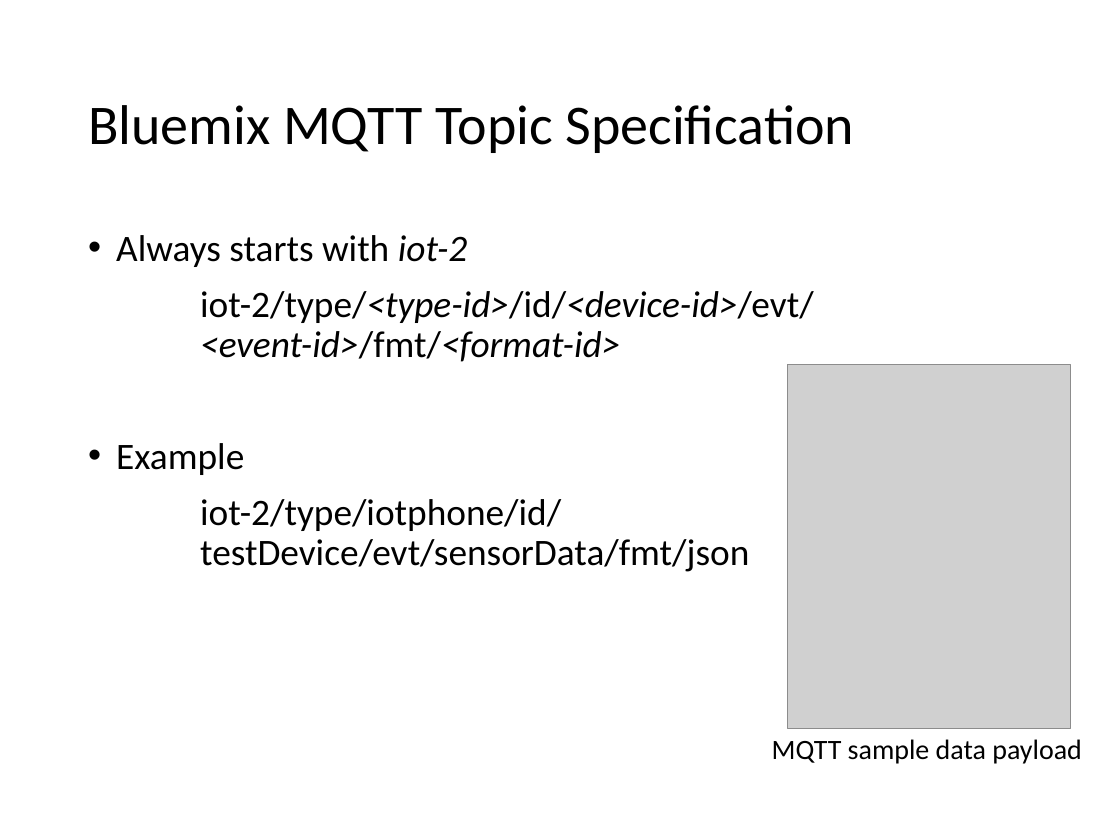
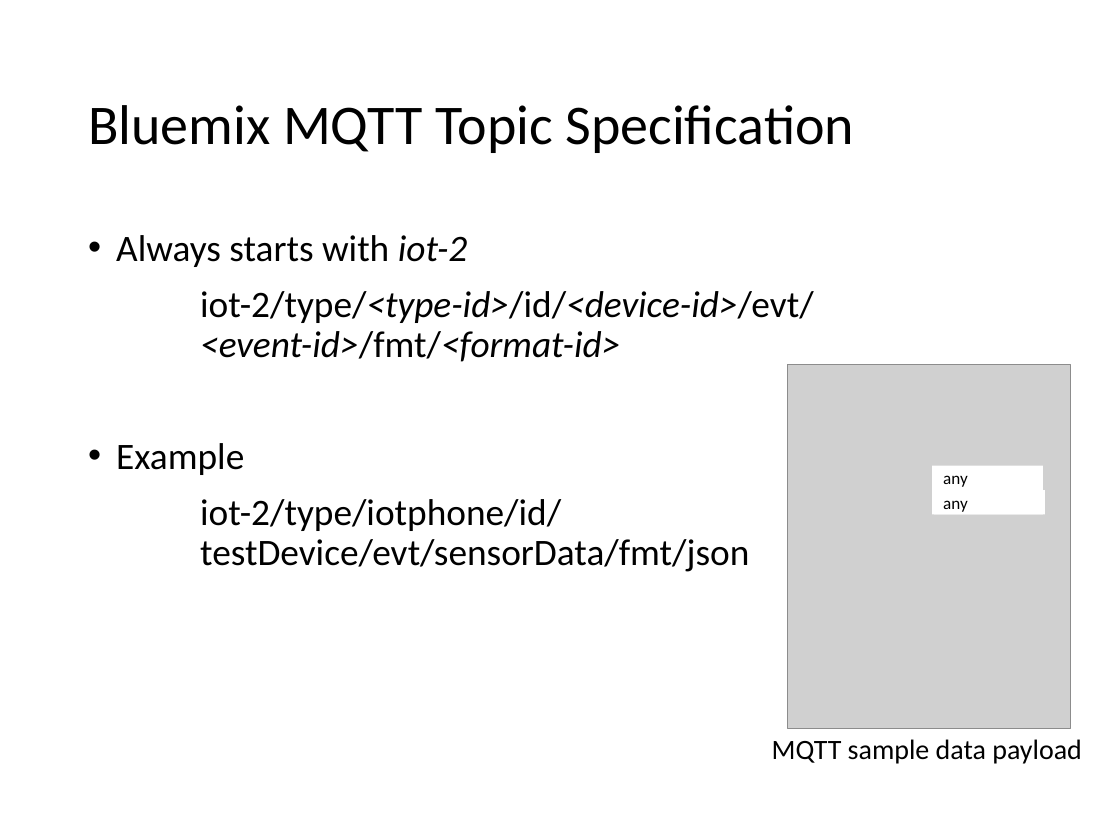
Before and after one commit to cdeck3r/IoTBluemixTutorial, a slide deck: slide 24 of Slides/IoTBluemixTutorial.pptx. Drawn at 1120x840 pixels with LibreOffice and Linux fonts; fonts in the diff are those of the drawing; grey boxes stand for pictures. Boxes give left, top, right and bottom in pixels: in the first picture for what was removed or moved away, otherwise in the second. Text is boxed around its words. In the diff, an @@ line names an element or a change of style, - is before the commit and + after.

```diff
--- a/Slides/IoTBluemixTutorial.pptx
+++ b/Slides/IoTBluemixTutorial.pptx
@@ rectangle added at bbox=[932, 466, 1043, 491], fill #FFFFFF, 11 pt, text #000000 @@
+any
@@ rectangle added at bbox=[932, 491, 1043, 515], fill #FFFFFF, 11 pt, text #000000 @@
+any
@@ rectangle added at bbox=[934, 491, 1045, 515], fill #FFFFFF @@
```
Also in this commit, not shown: 3 other slides changed, 1 slide added, 1 slide removed.
